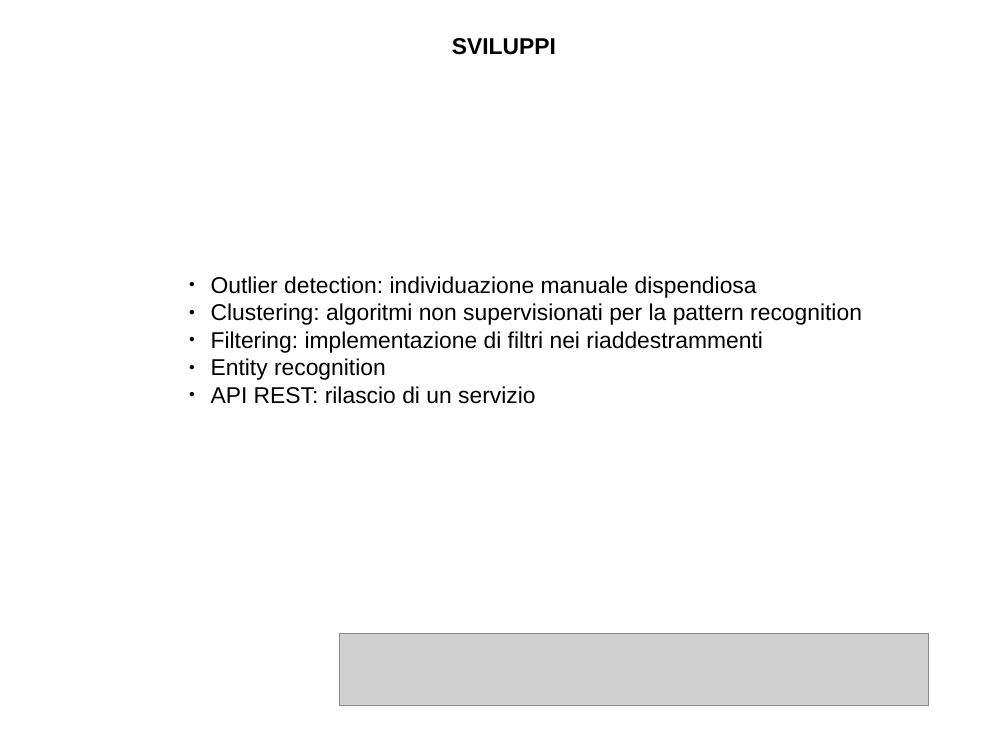
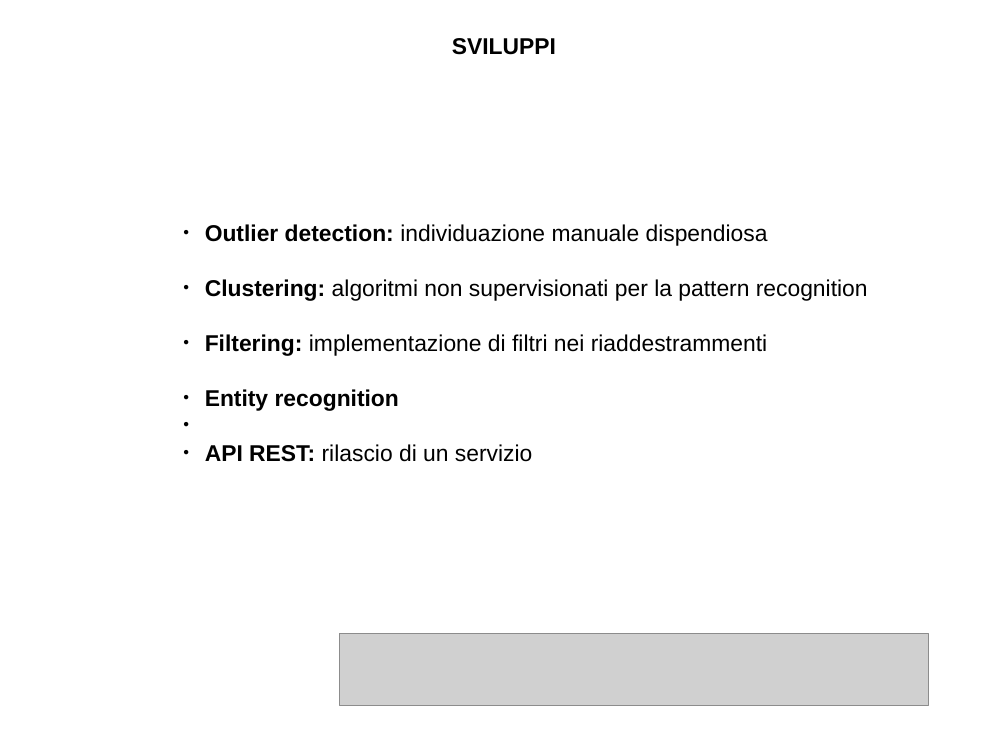
Before and after one commit to simonegasperoni/MSc_thesis_tex, a slide deck: slide 11 of th/slides/slides.odp (slide 10 before the commit). Drawn at 1008x756 pixels with LibreOffice and Linux fonts; fonts in the diff are those of the drawing; grey boxes stand for pictures. Boxes give left, top, right and bottom in pixels: in the first picture for what was removed or moved away, otherwise in the second. Text is boxed around its words. In the diff, an @@ line names an element or a change of style, - is before the commit and + after.

```diff
--- a/th/slides/slides.odp
+++ b/th/slides/slides.odp
@@ text "Outlier detection: individuazione manuale dispendiosa" moved from (x1=211, y1=276, x2=862, y2=404) to (x1=205, y1=224, x2=868, y2=462) @@
@@ text "Outlier detection: individuazione manuale dispendiosa" at (x1=205, y1=224, x2=868, y2=462): bold on in "Outlier detection:", "Clustering:", "Filtering:", "Entity recognition" and 1 more places @@
```
Also in this commit, not shown: 3 other slides changed, 1 slide added, 7 other files.
